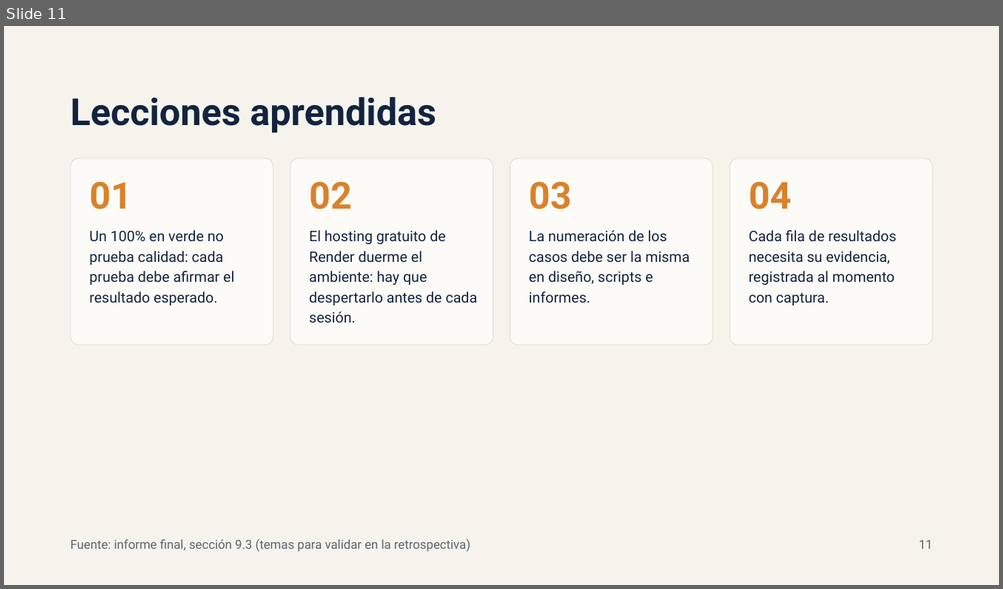
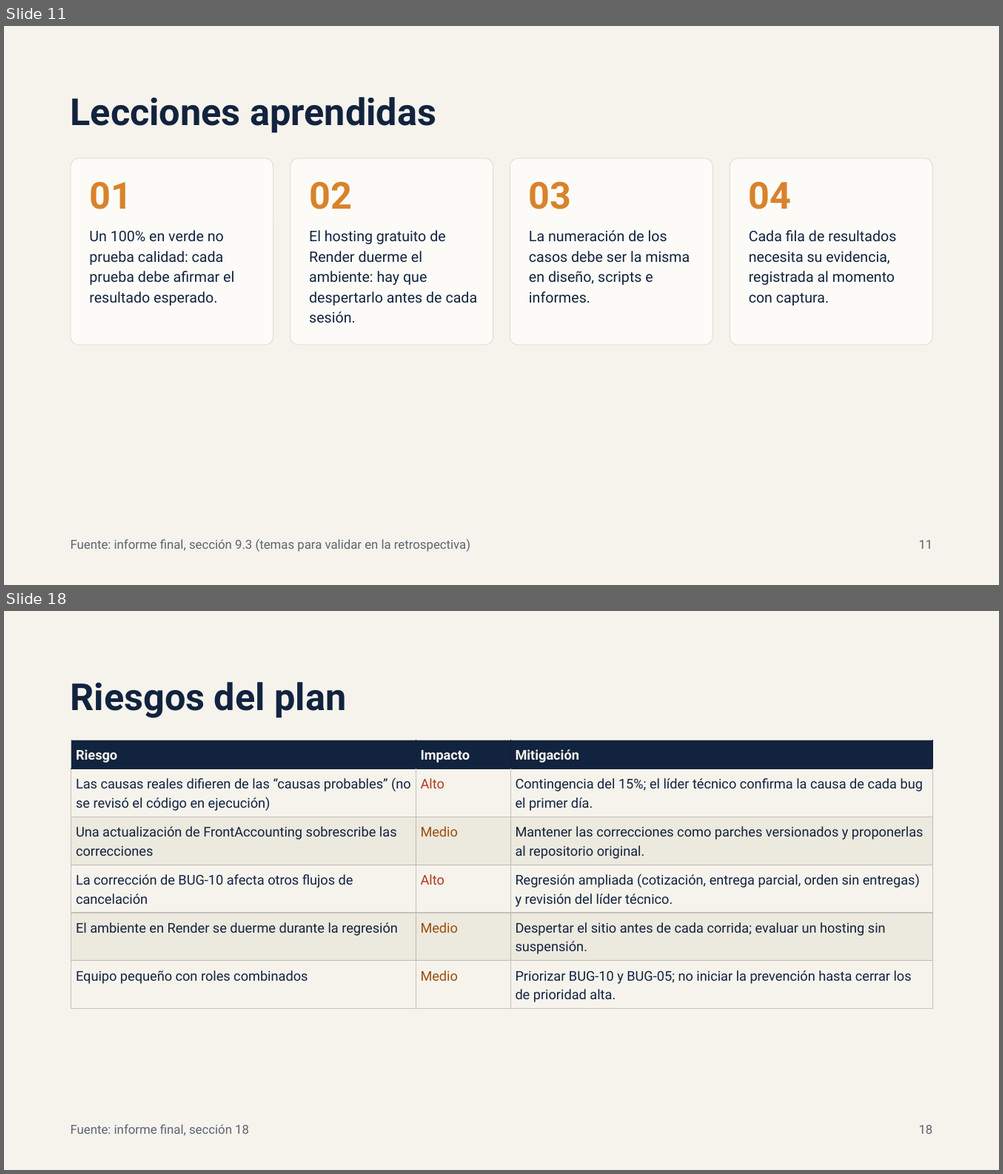
Before and after one commit to csc-neo/proyecto-final-qa, a slide deck: presentacion/QA FrontAccounting 2.4.20 — Resumen ejecutivo.pptx. Shown one above the other, each under a label of ours: slide 11 before the commit, slides 11 and 18 after it; the slides between them are not shown. The pictures are 1003x589 and 1003x1174 pixels, drawn with LibreOffice and Linux fonts; fonts in the diff are those of the drawing. Boxes give left, top, right and bottom in pixels: in the first picture for what was removed or moved away, otherwise in the second. Text is boxed around its words. In the diff, an @@ line names an element or a change of style, - is before the commit and + after.

```diff
--- a/presentacion/QA FrontAccounting 2.4.20 — Resumen ejecutivo.pptx
+++ b/presentacion/QA FrontAccounting 2.4.20 — Resumen ejecutivo.pptx
@@ slide 18 added at (x1=4, y1=611, x2=999, y2=1170), background #F5F3EC @@
@@ title added at (x1=71, y1=682, x2=346, y2=718), 36 pt, text #12233F, bold @@
+Riesgos del plan
@@ table added at (x1=71, y1=740, x2=933, y2=1009), 6 rows, 3 columns @@
+Riesgo | Impacto | Mitigación
+Las causas reales difieren de las “causas probables” (no se revisó el código en ejecución) | Alto | Contingencia del 15%; el líder técnico confirma la causa de cada bug el primer día.
+Una actualización de FrontAccounting sobrescribe las correcciones | Medio | Mantener las correcciones como parches versionados y proponerlas al repositorio original.
+La corrección de BUG-10 afecta otros flujos de cancelación | Alto | Regresión ampliada (cotización, entrega parcial, orden sin entregas) y revisión del líder técnico.
+El ambiente en Render se duerme durante la regresión | Medio | Despertar el sitio antes de cada corrida; evaluar un hosting sin suspensión.
+Equipo pequeño con roles combinados | Medio | Priorizar BUG-10 y BUG-05; no iniciar la prevención hasta cerrar los de prioridad alta.
@@ text added at (x1=71, y1=1125, x2=249, y2=1136), 12 pt, text #5B6472 @@
+Fuente: informe final, sección 18
@@ text added at (x1=919, y1=1125, x2=933, y2=1134), 12 pt, text #5B6472 @@
+18
```
Also in this commit, not shown: 1 slide changed, 8 other slides added.
